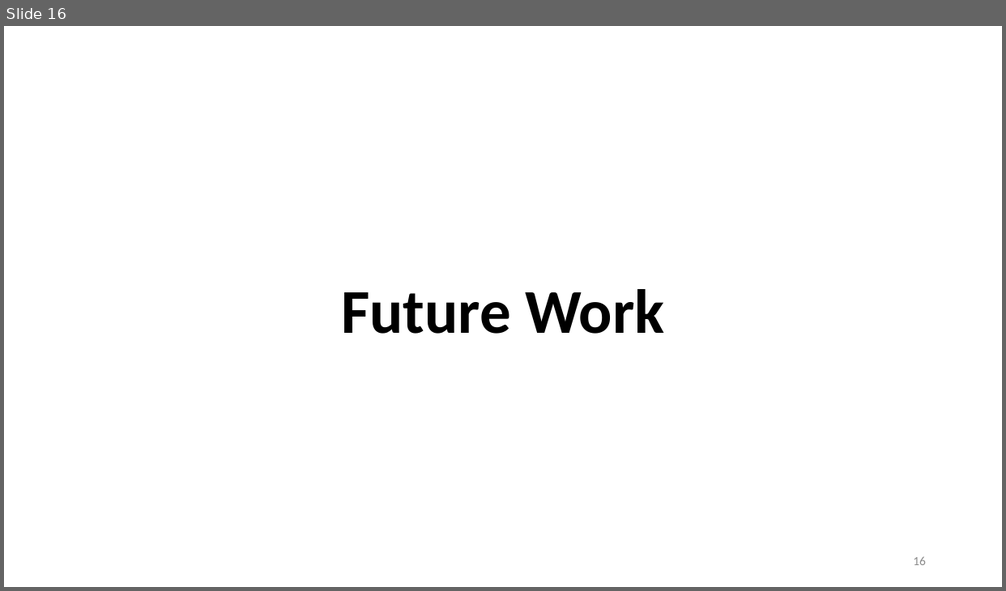
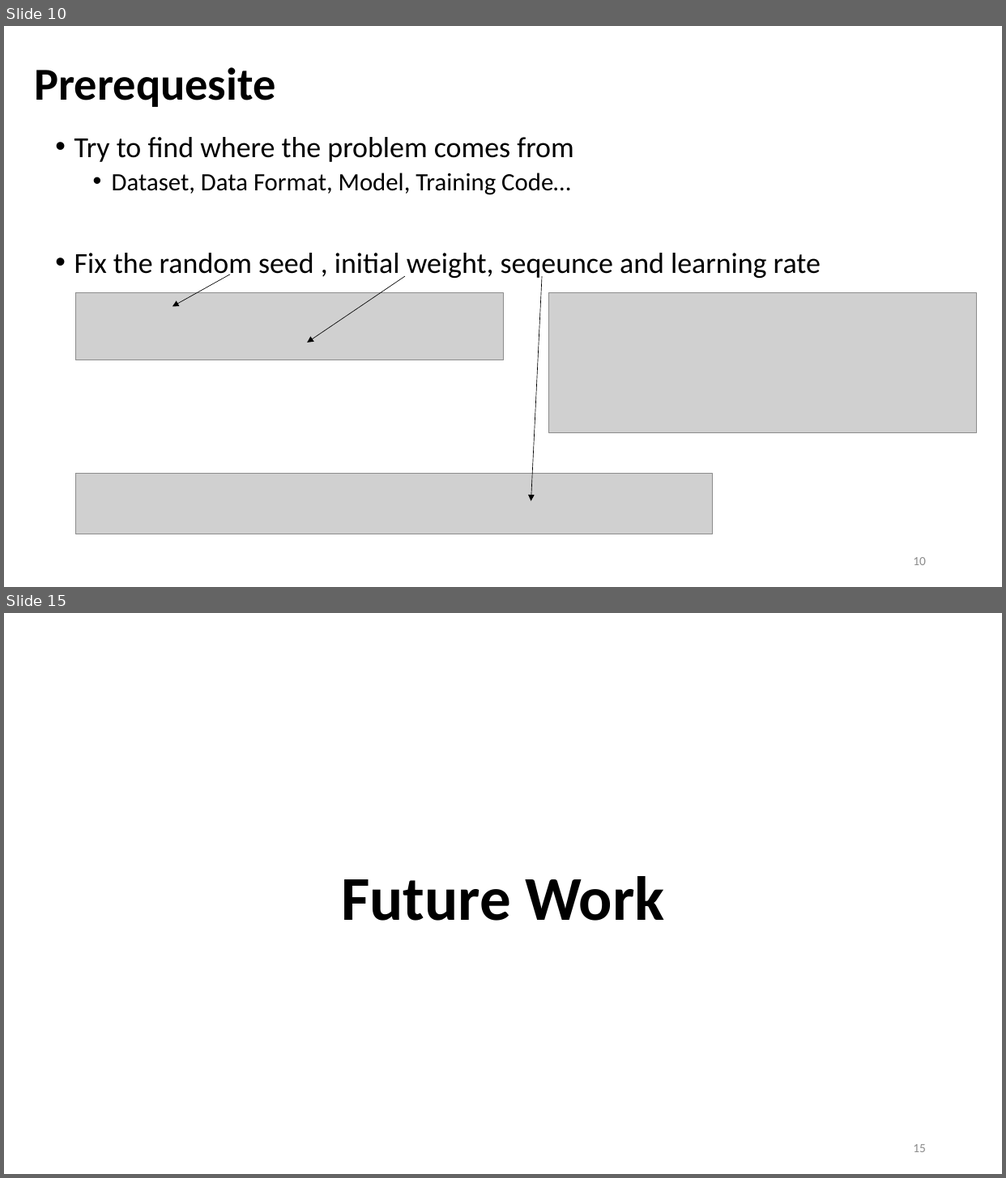
Before and after one commit to Bai1026/Intern-IIS, a slide deck: Meeting/Presentation_0816.pptx. Shown one above the other, each under a label of ours: slide 16 before the commit, slides 10 and 15 after it; the slides between them are not shown. The pictures are 1006x591 and 1006x1178 pixels, drawn with LibreOffice and Linux fonts; fonts in the diff are those of the drawing; grey boxes stand for pictures. Boxes give left, top, right and bottom in pixels: in the first picture for what was removed or moved away, otherwise in the second. Text is boxed around its words. In the diff, an @@ line names an element or a change of style, - is before the commit and + after.

```diff
--- a/Meeting/Presentation_0816.pptx
+++ b/Meeting/Presentation_0816.pptx
@@ slide 10 added at (4, 26, 1002, 587), background #FFFFFF @@
@@ title added at (34, 67, 275, 107), 44 pt, text #000000, bold @@
+Prerequesite
@@ text added at (74, 137, 820, 280), 28 pt, text #000000 @@
+• Try to find where the problem comes from
+  • Dataset, Data Format, Model, Training Code…
+• Fix the random seed , initial weight, seqeunce and learning rate
@@ arrow added from (230, 275) to (172, 307), #000000 0.5 pt @@
@@ arrow added from (405, 277) to (307, 343), #000000 0.5 pt @@
@@ arrow added from (543, 277) to (531, 501), #000000 0.5 pt @@
@@ picture added at (76, 293, 503, 361) @@
@@ picture added at (549, 293, 977, 433) @@
@@ picture added at (76, 474, 712, 535) @@
@@ page number added at (913, 557, 926, 565), 12 pt, text #8C8C8C @@
+10
@@ what was slide 16 is now slide 15 @@
@@ page number at (913, 1144, 926, 1152): text changed @@
-16
+15
```
Also in this commit, not shown: 5 slides changed, 7 other slides added, 5 slides removed, 20 other files.
